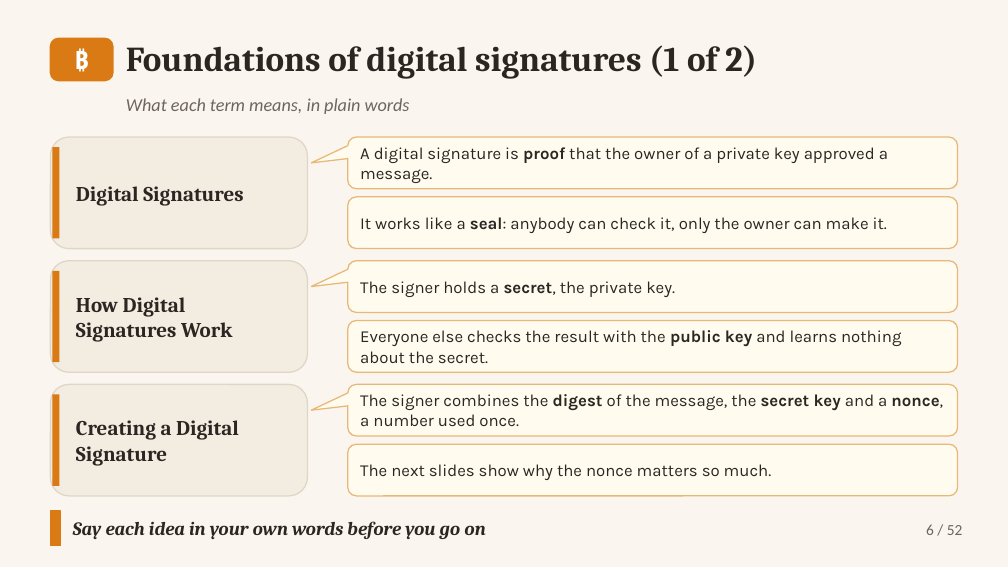
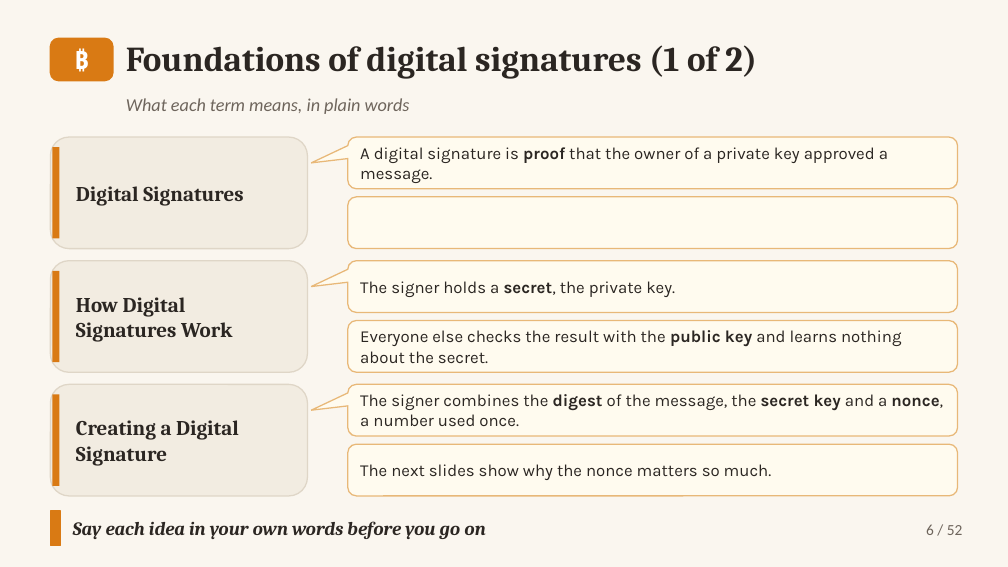
Before and after one commit to altunelyusuf/SEN0401, a slide deck: slide 6 of 03-materials/ch08/SEN0401_Ch08_DigitalSignatures_3e_v2_4_0.pptx. Drawn at 1008x567 pixels with LibreOffice and Linux fonts; fonts in the diff are those of the drawing. Boxes give left, top, right and bottom in pixels: in the first picture for what was removed or moved away, otherwise in the second. Text is boxed around its words. In the diff, an @@ line names an element or a change of style, - is before the commit and + after.

```diff
--- a/03-materials/ch08/SEN0401_Ch08_DigitalSignatures_3e_v2_4_0.pptx
+++ b/03-materials/ch08/SEN0401_Ch08_DigitalSignatures_3e_v2_4_0.pptx
@@ text in rounded rectangle at (360, 217, 887, 233): text removed @@
-It works like a seal: anybody can check it, only the owner can make it.
```
Also in this commit, not shown: 1 other slide changed, 6 other files.
